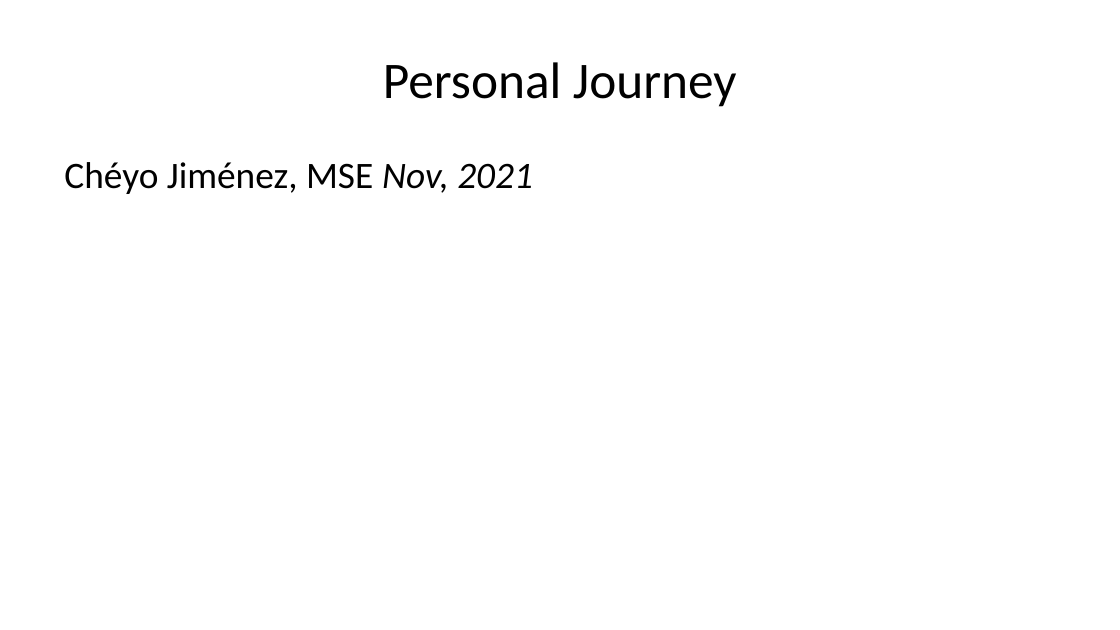
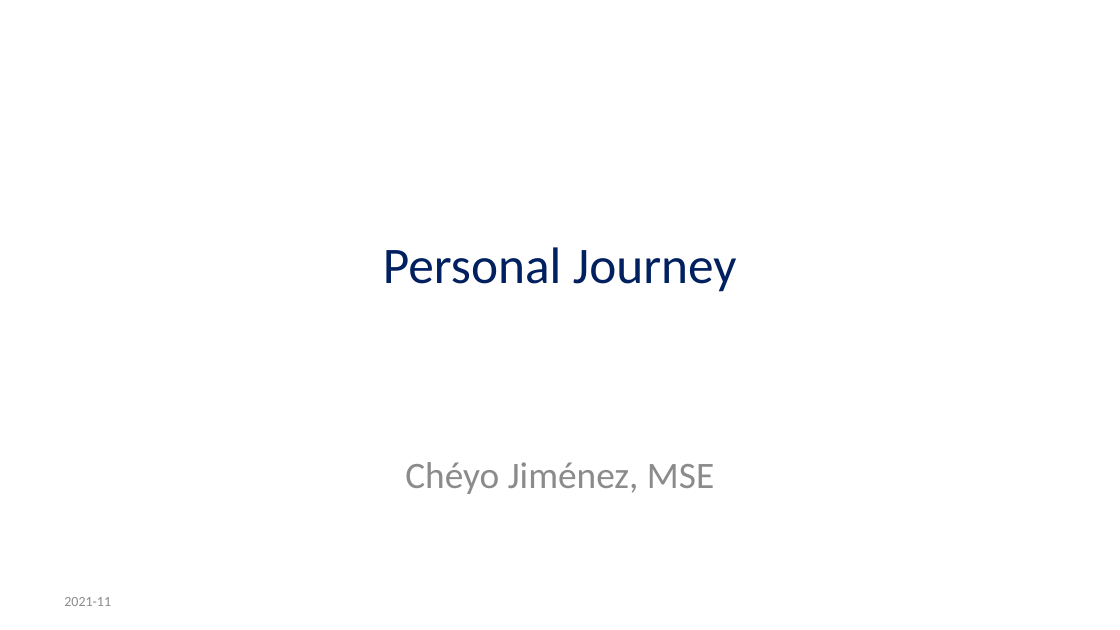
Before and after one commit to masters3d/ingenio, a slide deck: slide 1 of presentation/render/career_cheyo.pptx (slide 2 before the commit). Drawn at 1120x630 pixels with LibreOffice and Linux fonts; fonts in the diff are those of the drawing. Boxes give left, top, right and bottom in pixels: in the first picture for what was removed or moved away, otherwise in the second. Text is boxed around its words. In the diff, an @@ line names an element or a change of style, - is before the commit and + after.

```diff
--- a/presentation/render/career_cheyo.pptx
+++ b/presentation/render/career_cheyo.pptx
@@ title "Personal Journey": place and size @@
-title "Personal Journey" at <box>383,62,737,107</box>
+title "Personal Journey" at <box>383,247,737,292</box>
@@ title "Personal Journey" at <box>383,247,737,292</box>: text colour #000000 to #002060 @@
@@ subtitle at <box>405,462,714,494</box>: text changed; text colour #000000 to #8C8C8C @@
-Chéyo Jiménez, MSE Nov, 2021
+Chéyo Jiménez, MSE
@@ text added at <box>64,597,111,606</box>, 12 pt, text #8C8C8C @@
+2021-11
```
Also in this commit, not shown: 4 other slides changed, 1 slide removed, 2 other files.
